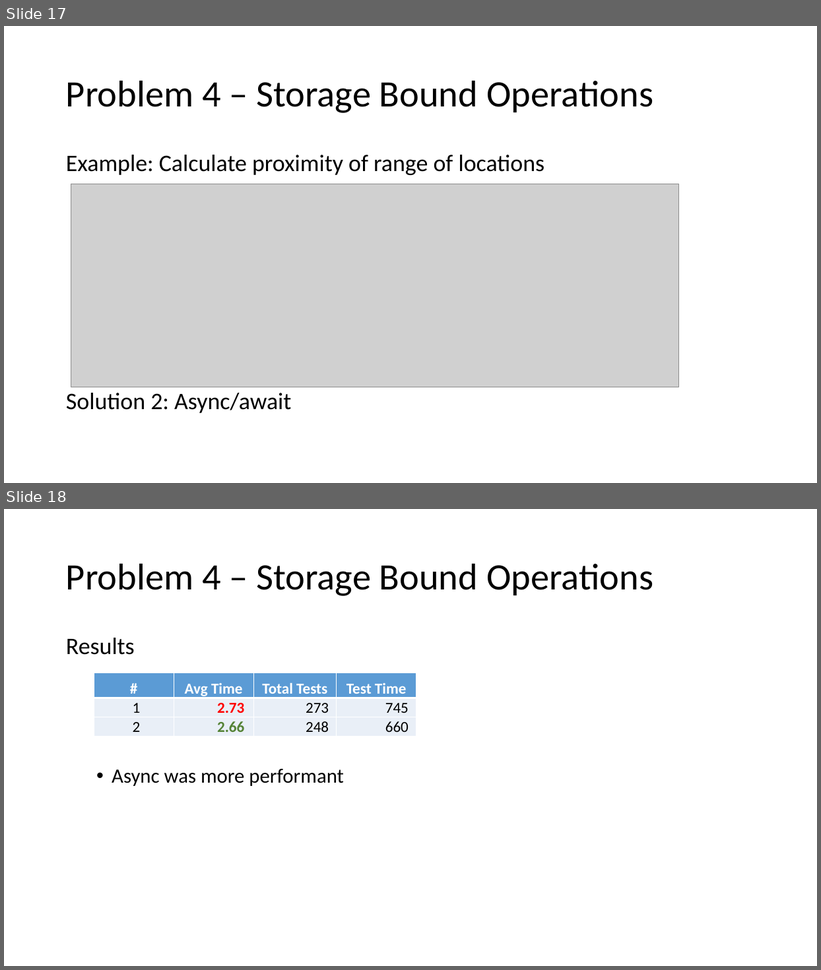
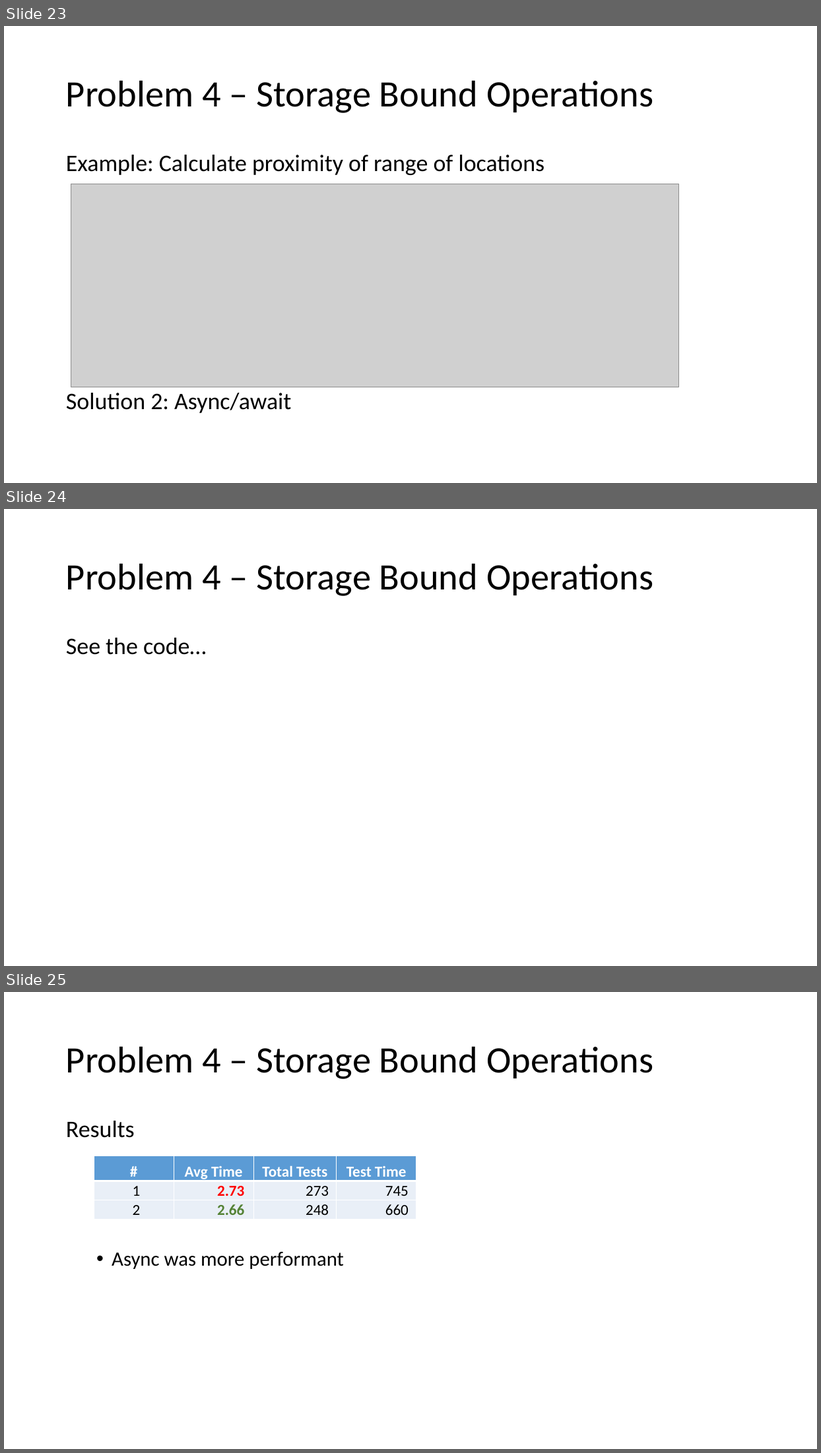
Before and after one commit to mark-doyle/dal-cs-sig, a slide deck: RealWorldScalability/Real World Scalability.pptx. Shown one above the other, each under a label of ours: slides 17 and 18 before the commit, slides 23, 24 and 25 after it. The pictures are 821x970 and 821x1453 pixels, drawn with LibreOffice and Linux fonts; fonts in the diff are those of the drawing; grey boxes stand for pictures. Boxes give left, top, right and bottom in pixels: in the first picture for what was removed or moved away, otherwise in the second. Text is boxed around its words. In the diff, an @@ line names an element or a change of style, - is before the commit and + after.

```diff
--- a/RealWorldScalability/Real World Scalability.pptx
+++ b/RealWorldScalability/Real World Scalability.pptx
@@ slide 24 added at <box>4,509,817,966</box>, background #FFFFFF @@
@@ title added at <box>66,563,653,596</box>, 44 pt, text #000000 @@
+Problem 4 – Storage Bound Operations
@@ text added at <box>66,638,206,655</box>, 28 pt, text #000000 @@
+See the code…
@@ what was slide 17 is now slide 23 @@
@@ what was slide 18 is now slide 25 @@
```
Also in this commit, not shown: 8 slides changed, 11 other slides added.
